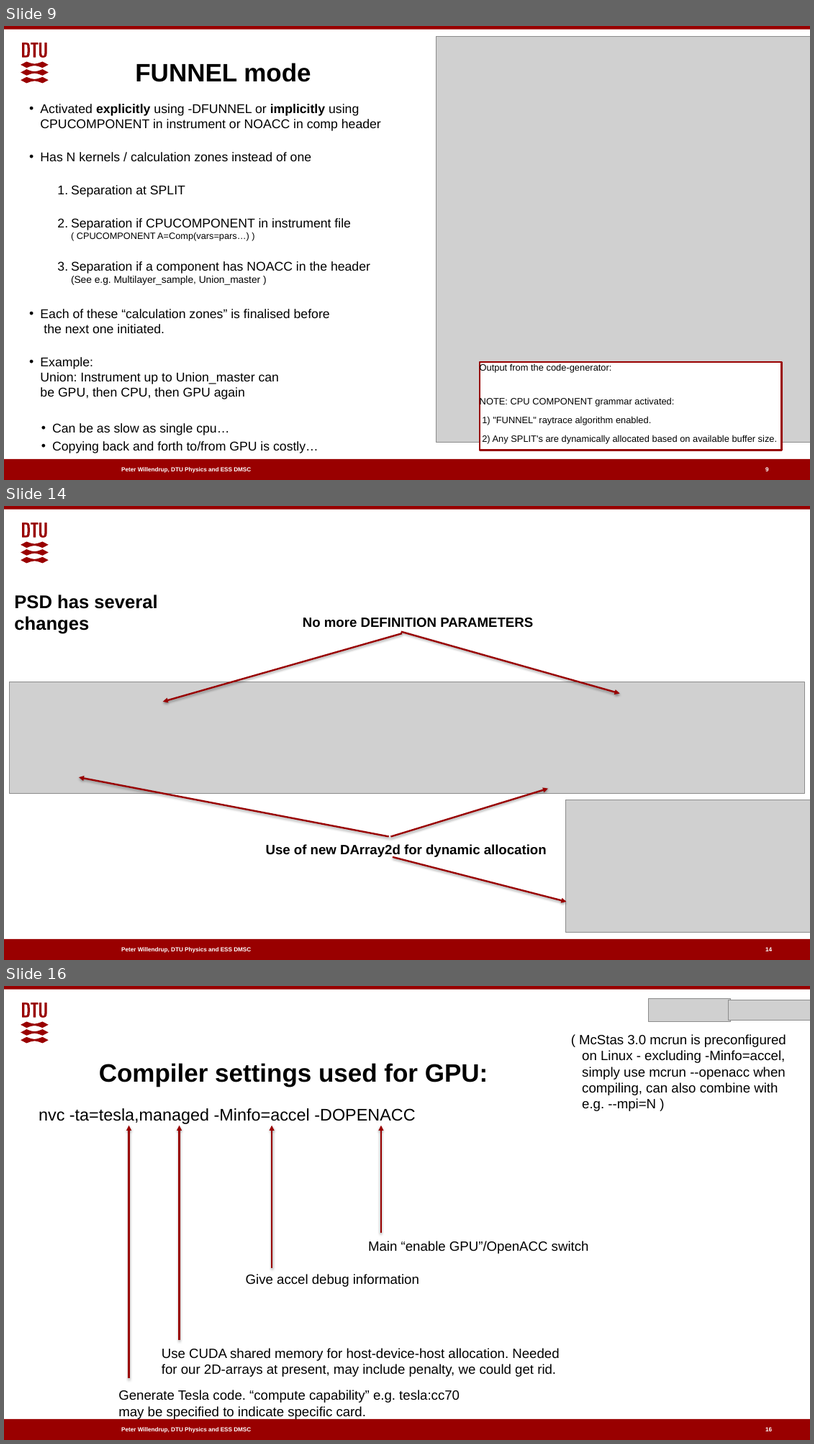
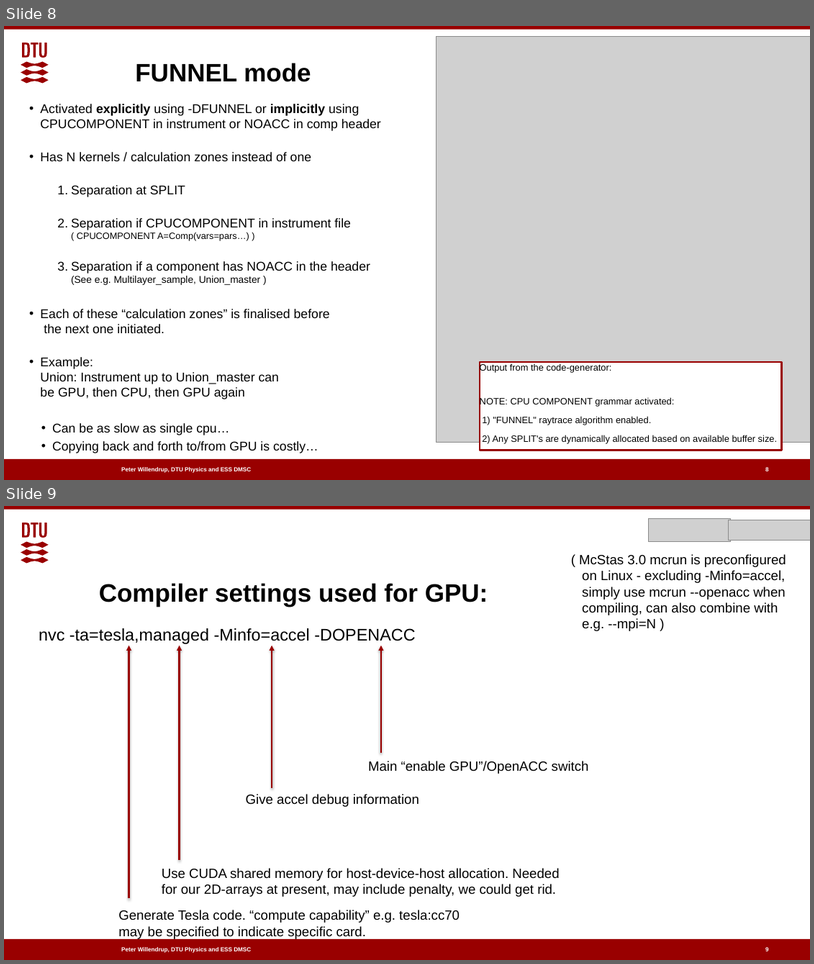
Before and after one commit to McStasMcXtrace/Schools, a slide deck: ESS_May_2021/Friday_May_7th/3_Writing_a_component/1_McStas-3.0-GPU.pptx. Shown one above the other, each under a label of ours: slides 9, 14 and 16 before the commit, slides 8 and 9 after it; the slides between them are not shown. The pictures are 814x1444 and 814x964 pixels, drawn with LibreOffice and Linux fonts; fonts in the diff are those of the drawing; grey boxes stand for pictures; background and template pictures are left out. Boxes give left, top, right and bottom in pixels: in the first picture for what was removed or moved away, otherwise in the second. Text is boxed around its words. In the diff, an @@ line names an element or a change of style, - is before the commit and + after.

```diff
--- a/ESS_May_2021/Friday_May_7th/3_Writing_a_component/1_McStas-3.0-GPU.pptx
+++ b/ESS_May_2021/Friday_May_7th/3_Writing_a_component/1_McStas-3.0-GPU.pptx
@@ slide 14 removed at bbox=[4, 506, 810, 960], background #FFFFFF; not listed: 4 template elements that a slide beside it also shows @@
@@ text removed at bbox=[14, 595, 157, 634] @@
-PSD has several
-changes
@@ arrow removed from (402, 633) to (163, 702) @@
@@ text removed at bbox=[303, 618, 533, 628] @@
-No more DEFINITION PARAMETERS
@@ arrow removed from (401, 632) to (620, 694) @@
@@ picture removed at bbox=[10, 682, 805, 793] @@
@@ arrow removed from (389, 836) to (79, 777) @@
@@ arrow removed from (391, 836) to (548, 789) @@
@@ picture removed at bbox=[566, 800, 810, 932] @@
@@ text removed at bbox=[266, 844, 547, 858] @@
-Use of new DArray2d for dynamic allocation
@@ arrow removed from (393, 857) to (566, 902) @@
@@ page number removed at bbox=[766, 947, 772, 952] @@
-14
@@ what was slide 9 is now slide 8 @@
@@ what was slide 16 is now slide 9 @@
@@ page number at bbox=[766, 947, 769, 953]: text changed @@
-16
+9
```
Also in this commit, not shown: 1 slide changed, 7 other slides removed, 2 other files.
